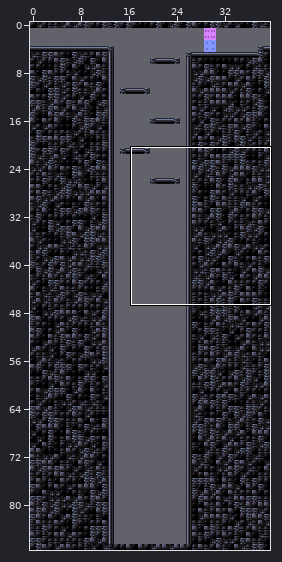
Tiled map -- asset/room_1.tmx. Above, an overview of the earlier version with the close-up marked.
Close-up. Old version:
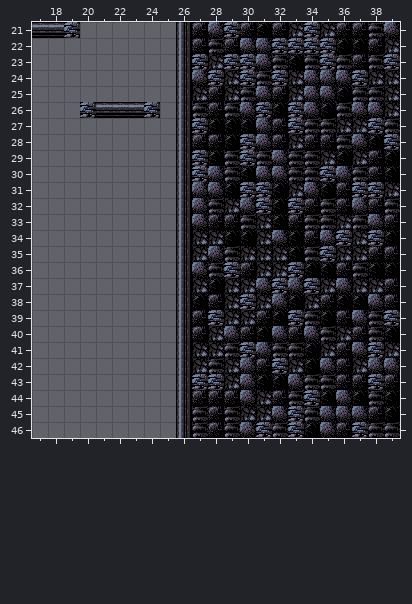
Cells are 16x16 px. Shown: x 17..39, y 21..46.
And afterwards:
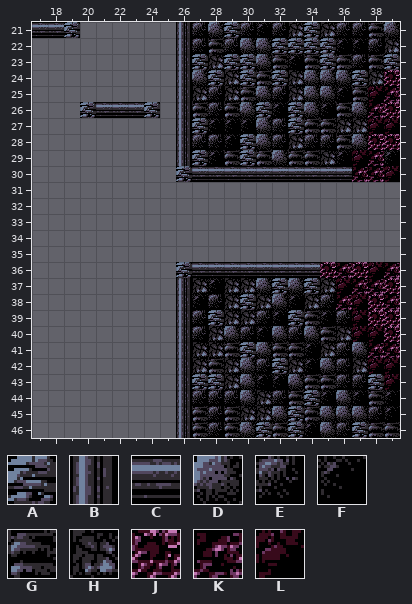
Key: from "tileset": A 0 "Tile", B 1 "Tile", C 2 "Tile", D 3 "Tile", E 4 "Tile", F 5 "Tile", G 32 "Tile", H 33 "Tile", J 34 "Tile", K 35 "Tile", L 36 "Tile".
_ is an empty cell, . an unchanged one.
From old to new:
--- layer "collision"
@@ x 26..39 @@
-24 .............H
-25 ............GH
-26 ............DH
-27 ............AG
-28 ............FA
-29 ...........HE.
-30 BADGFDDGGADGEF
-31 BDDFAAFHDFEAAH
-32 BDGHDAFAEGEDEG
-33 BDEEGHFEGGHGDE
-34 BHHFFHDFEDAHAF
-35 BHDGHHHFGAHHEE
-36 BDGAEHHAFFEGFF
-37 ..........DHHE
-38 ..........FFDE
-39 ...........DGA
-40 ...........EGF
-41 ............AH
-42 ............DD
-43 .............E
+24 .............J
+25 ............LK
+26 ............KJ
+27 ............LL
+28 ............JJ
+29 ...........LK.
+30 ACCCCCCCCCCKKL
+31 ______________
+32 ______________
+33 ______________
+34 ______________
+35 ______________
+36 ACCCCCCCCJKJLK
+37 ..........LKKJ
+38 ..........KLJK
+39 ...........LJJ
+40 ...........LLJ
+41 ............KK
+42 ............LL
+43 .............L
Pixel boxes of the changes (left, top, right, bottom) in both close-ups:
changed: (176, 70, 400, 390)
